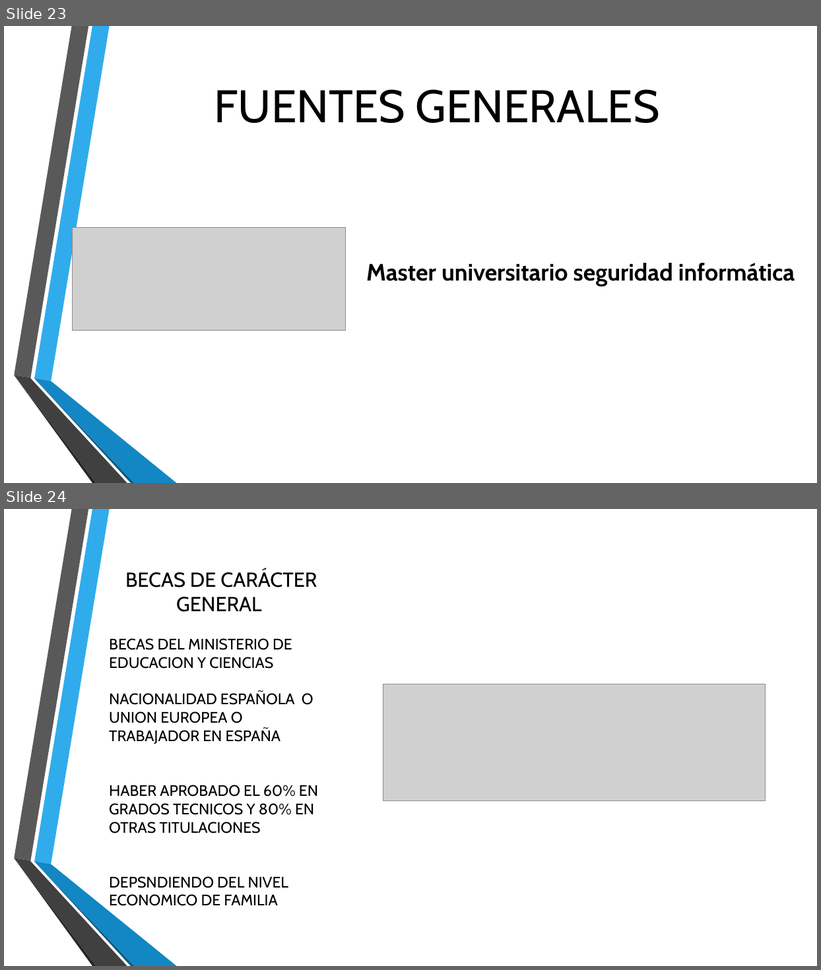
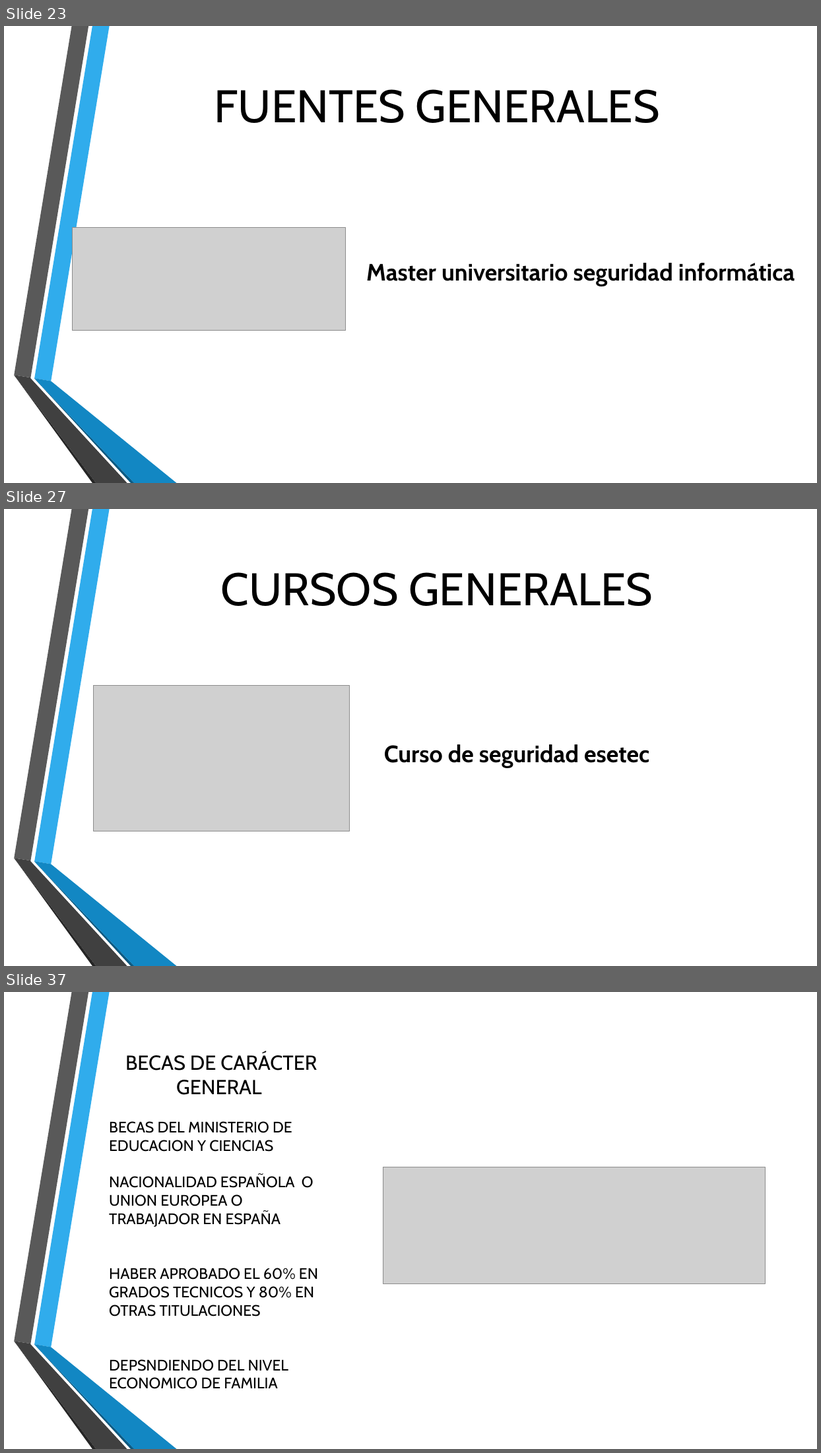
Before and after one commit to Rijaelto/TG1, a slide deck: TG1_final.pptx. Shown one above the other, each under a label of ours: slides 23 and 24 before the commit, slides 23, 27 and 37 after it; the slides between them are not shown. The pictures are 821x970 and 821x1453 pixels, drawn with LibreOffice and Linux fonts; fonts in the diff are those of the drawing; grey boxes stand for pictures; background and template pictures are left out. Boxes give left, top, right and bottom in pixels: in the first picture for what was removed or moved away, otherwise in the second. Text is boxed around its words. In the diff, an @@ line names an element or a change of style, - is before the commit and + after.

```diff
--- a/TG1_final.pptx
+++ b/TG1_final.pptx
@@ slide 27 added at (4,509,817,966), background picture (left out); not listed: 6 template elements that a slide beside it also shows @@
@@ title added at (221,572,653,606), 54 pt, text #000000 @@
+CURSOS GENERALES
@@ picture added at (93,686,349,832) @@
@@ text added at (384,745,649,768), 28 pt, text #000000, bold @@
+Curso de seguridad esetec
@@ what was slide 24 is now slide 37 @@
```
Also in this commit, not shown: 2 slides changed, 15 other slides added.
